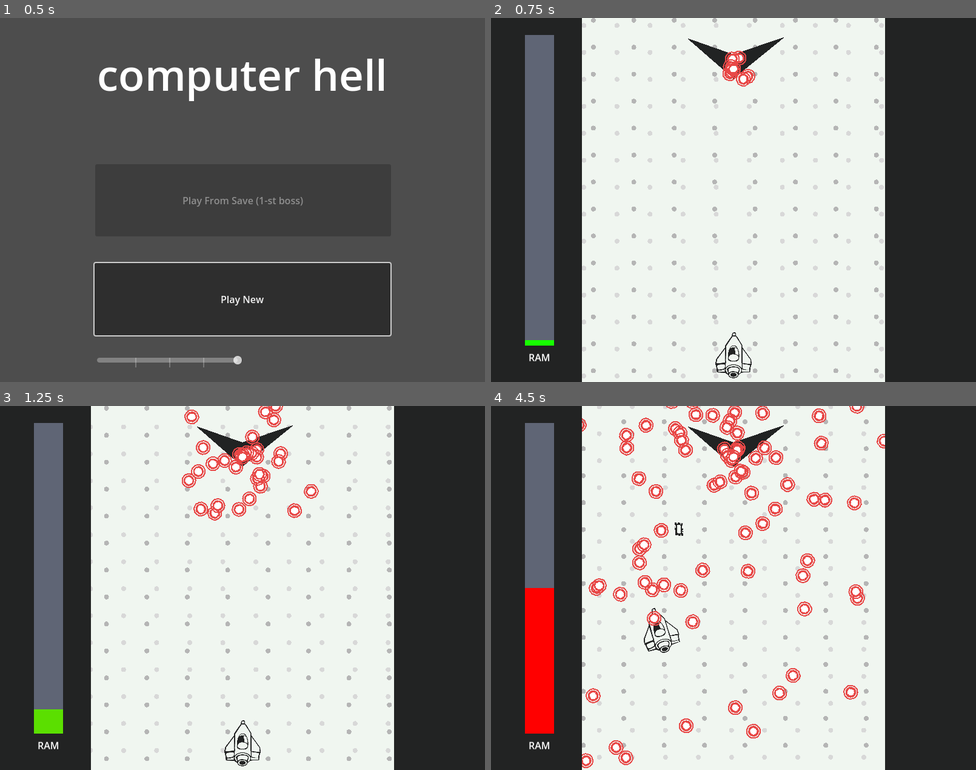
Above: before the commit, frames 1-4 (two rows, left to right).
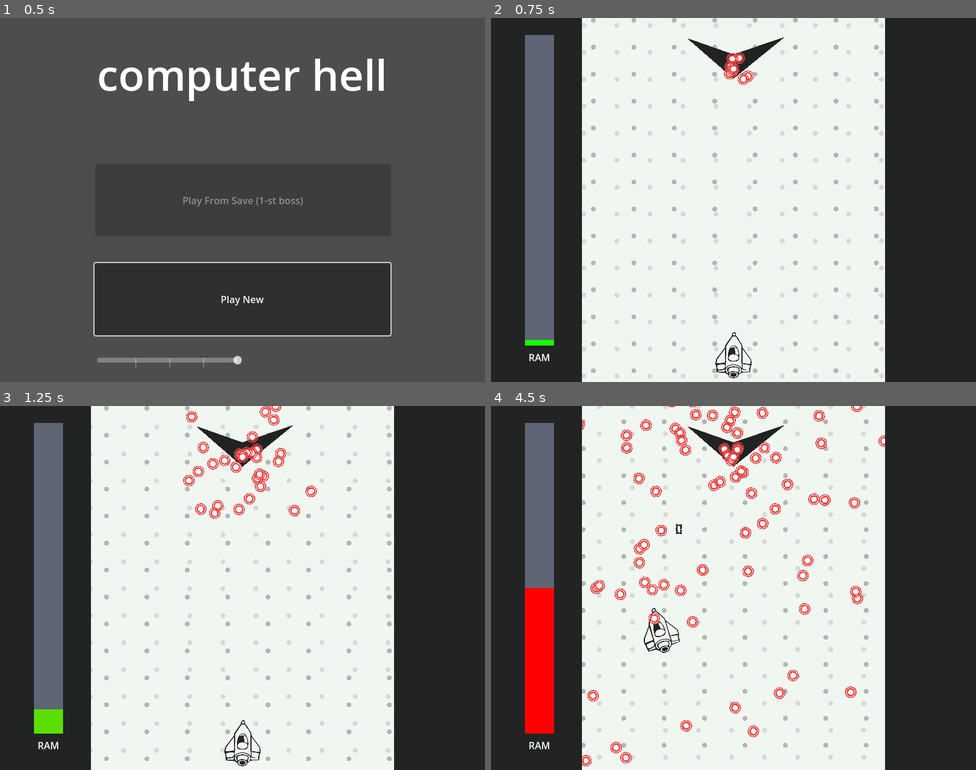
Above: after the commit, the same moments.

Repository: RainMa22/BulletHell
Game: Godot game, scene res://Scenes/Title.tscn
Same seed, same stepped clock (60 frames per second), same inputs: the game is played once before the commit and once after it.
Inputs:
- Up to frame 1 (0.5 s): no input
- Up to frame 2 (0.75 s): click "Play New" at 0.5 s
- Up to frame 3 (1.25 s): no input
- Up to frame 4 (4.5 s): hold D (Right) 1.28-2.03 s; hold Z (Shoot) 1.28-2.03 s; hold S (Down) 2.03-2.78 s; tap Z (Shoot) at 2.1, 3.6 s; hold D (Right) 2.78-3.53 s; hold Z (Shoot) 2.78-3.53 s; hold W (Up) 3.53-4.28 s; hold A (Left) from 4.28 s (still down); hold Z (Shoot) from 4.28 s (still down)

Frame 1 is identical in both runs. In frame 2, 0.2% of the frame differs, in the area x 47-55%, y 9-19%; in frame 3, 1.3%; in frame 4, 3.5%, in the area x 18-82%, y 0-100%.

Commit message:
the best blackhole implementation Ive ever done

Diff:
--- /dev/null
+++ b/src/EffectArea.gd
@@ -0,0 +1,18 @@
+class_name EffectArea extends Area2D
+
+
+# Called when the node enters the scene tree for the first time.
+func _ready():
+	area_entered.connect(_on_area_entered) # Replace with function body.
+	area_exited.connect(_on_area_exited) # Replace with function body. # Replace with function body.
+
+func _on_area_entered(body):
+	push_error("please override EffectArea._on_area_entered() ")
+
+func _on_area_exited(body):
+	push_error("please override EffectArea._on_area_exited() ")
+	#collide_with_body(body)
+
+# Called every frame. 'delta' is the elapsed time since the previous frame.
+func _process(delta):
+	pass
--- /dev/null
+++ b/src/blackhole/BlackHoleGravityBox.gd
@@ -0,0 +1,64 @@
+class_name BlackHoleGravityBox extends EffectArea
+
+var event_horizon:float
+
+var bodies_entered: Array
+
+@onready var visual:Sprite2D = $Visual
+
+func _init(event_horizon = .2):
+	self.event_horizon = event_horizon
+	self.bodies_entered = []
+# Called when the node enters the scene tree for the first time.
+func _ready():
+	area_entered.connect(_on_area_entered) # Replace with function body.
+	area_exited.connect(_on_area_exited) # Replace with function body.
+	pass
+	#area_shape_entered.connect(_on_area_shape_entered)
+
+# Called every frame. 'delta' is the elapsed time since the previous frame.
+func _process(delta):
+	#var bullet = await load("res://src/bullet/PlayerBullet.tscn")
+	#var b :Bullet=bullet.instantiate()
+	#b.position = Vector2(0, 128.);
+	#b.starting_direction = Vector2(.25, -1)
+	#add_child(b);
+	pass
+
+# COLLISION WITH BODIES (Player and Bosses, Enemies)
+func _on_area_entered(body):
+	bodies_entered.append(body)
+	#collide_with_body(body)
+#func _on_area_shape_entered(body_rid, body, body_shape_index, local_shape_index):
+	#bodies_entered.append(body)
+	##collide_with_body(body)
+
+func _on_area_exited(body):
+	bodies_entered.erase(body)
+	#collide_with_body(body)
+
+func euclidean_distance(v1:Vector2) -> float:
+	return sqrt((v1.x)**2 + (v1.y)**2)
+
+#var to_free: Array = [];
+func _physics_process(delta):
+	for body: Bullet in bodies_entered:
+		collide_with_body(body, delta)
+	#for body: Bullet in to_free:
+		#bodies_entered.erase(body)
+		#body.destroy_self()
+	#to_free.clear();
+#
+#func queue_to_free(body: Bullet):
+	#to_free.append(body)
+
+func collide_with_body(body: Bullet, delta):
+	var dist = self.global_position - body.global_position
+	var euclid_dist = euclidean_distance(dist)
+	euclid_dist /= visual.texture.get_size().x*visual.global_scale.x
+	euclid_dist -= event_horizon
+	if euclid_dist <  0:
+		body.velocity = Vector2(0,0)
+		body.visible = false
+		#queue_to_free(body)
+	body.velocity += dist/(euclid_dist**2)*delta
--- /dev/null
+++ b/src/blackhole/BlackHoleGravityBox.tscn
@@ -0,0 +1,28 @@
+[gd_scene load_steps=4 format=3 uid="uid://dw2y3v8nyx45i"]
+
+[ext_resource type="Script" path="res://src/blackhole/BlackHoleGravityBox.gd" id="1_fdoco"]
+[ext_resource type="Texture2D" uid="uid://deve7snoj5rrt" path="res://resources/visuals/WhiteCirclex256.png" id="2_wm5pq"]
+
+[sub_resource type="CircleShape2D" id="CircleShape2D_qvb2s"]
+radius = 8.15
+
+[node name="BlackHoleGravityBox" type="Area2D"]
+collision_layer = 32
+collision_mask = 24
+script = ExtResource("1_fdoco")
+
+[node name="Hitbox" type="CollisionShape2D" parent="."]
+scale = Vector2(8, 8)
+shape = SubResource("CircleShape2D_qvb2s")
+
+[node name="ExpireTimer" type="Timer" parent="."]
+
+[node name="OnScreenNotifier" type="VisibleOnScreenNotifier2D" parent="."]
+rect = Rect2(-15, -15, 30, 30)
+
+[node name="Visual" type="Sprite2D" parent="."]
+modulate = Color(1, 1, 1, 0.2)
+texture = ExtResource("2_wm5pq")
+
+[connection signal="timeout" from="ExpireTimer" to="." method="_on_expire_timer_timeout"]
+[connection signal="screen_exited" from="OnScreenNotifier" to="." method="_on_on_screen_notifier_screen_exited"]
--- a/src/blackhole/BlackHoleHurtbox.gd
+++ b/src/blackhole/BlackHoleHurtbox.gd
@@ -1,18 +1,19 @@
-class_name BlackholeHurtBox extends Bullet
+class_name BlackholeHurtBox extends EffectArea
 
+var style_manager: StyleManager
 
 # Called when the node enters the scene tree for the first time.
 func _ready():
 	super._ready() # Replace with function body.
 	style_manager = StyleManager.new() #TODO
+	style_manager.on_style_change()
 
+func _on_area_entered(body: Bullet):
+	body.destroy_self()
+
+func _on_area_exited(body):
+	return#collide_with_body(body)
 
 # Called every frame. 'delta' is the elapsed time since the previous frame.
 func _process(delta):
 	pass
-
-func init_starting_velocity() -> void:
-	velocity = Vector2(0,0) # Set the velocity upon entering the tree.
-
-func _exit_tree():
-	print("what")
--- a/src/blackhole/BlackHoleHurtbox.tscn
+++ b/src/blackhole/BlackHoleHurtbox.tscn
@@ -11,10 +11,6 @@
 collision_layer = 32
 collision_mask = 24
 script = ExtResource("1_g80gu")
-damage = 999
-should_disappear_after_collision = false
-allow_invincibility_frames = false
-disable_on_screen_detection = true
 
 [node name="Circle" type="Sprite2D" parent="."]
 modulate = Color(0, 0, 0, 1)
@@ -28,11 +24,3 @@
 [node name="Hitbox" type="CollisionShape2D" parent="."]
 scale = Vector2(8, 8)
 shape = SubResource("CircleShape2D_qvb2s")
-
-[node name="ExpireTimer" type="Timer" parent="."]
-
-[node name="OnScreenNotifier" type="VisibleOnScreenNotifier2D" parent="."]
-rect = Rect2(-15, -15, 30, 30)
-
-[connection signal="timeout" from="ExpireTimer" to="." method="_on_expire_timer_timeout"]
-[connection signal="screen_exited" from="OnScreenNotifier" to="." method="_on_on_screen_notifier_screen_exited"]
--- a/src/blackhole/Blackhole.gd
+++ b/src/blackhole/Blackhole.gd
@@ -1,17 +1,41 @@
 class_name Blackhole extends Node2D
 
 @export var visual_radius_scale = 4.0;
-@export var effect_radius_ratio = 0.25;
+@export var effect_radius_ratio = 0.2;
+@export var spawn_pop_intensity = 0.1;
+@export var spawn_time = .3;
 @export var startup_time = .3;
+@export var decay_time = 10.
 
-@onready var visual:Sprite2D = $Visual
+@onready var visual: BlackHoleGravityBox = $BlackHoleGravityBox
 @onready var hurtbox: BlackholeHurtBox = $BlackholeHurtBox
 
 func _ready():
-	visual.apply_scale(Vector2(visual_radius_scale,visual_radius_scale))
-	hurtbox.set_scale(visual.scale*effect_radius_ratio)
+	var effect_radius = visual_radius_scale*effect_radius_ratio
+	var tween_visual = create_tween()
+	var tween_effect = create_tween()
+	visual.event_horizon = effect_radius_ratio - .1
+	tween_visual.tween_method(visual.set_scale, Vector2(0,0),
+	Vector2(visual_radius_scale+spawn_pop_intensity,visual_radius_scale+spawn_pop_intensity), spawn_time)
+	tween_effect.tween_method(hurtbox.set_scale, Vector2(0,0),
+	Vector2(effect_radius+spawn_pop_intensity,effect_radius+spawn_pop_intensity), spawn_time)
+
+	tween_visual.tween_method(visual.set_scale,
+	Vector2(visual_radius_scale+spawn_pop_intensity,visual_radius_scale+spawn_pop_intensity),
+	Vector2(visual_radius_scale,visual_radius_scale), startup_time)
+	tween_effect.tween_method(hurtbox.set_scale,
+	Vector2(effect_radius+spawn_pop_intensity,effect_radius+spawn_pop_intensity),
+	Vector2(effect_radius,effect_radius), startup_time)
+	tween_visual.tween_property(self, "scale", Vector2(0,0),decay_time)
+	tween_visual.tween_callback(queue_free)
 
 func _process(delta):
+	#var bullet = await load("res://src/bullet/EnemyBullet.tscn")
+	#var b :Bullet=bullet.instantiate()
+	#b.position = Vector2(0, 400.);
+	#b.disable_on_screen_detection = true
+	#b.starting_direction = Vector2(.25, -1)
+	#add_child(b);
 	pass
 
 func _physics_process(delta):
--- a/src/blackhole/Blackhole.tscn
+++ b/src/blackhole/Blackhole.tscn
@@ -1,8 +1,8 @@
 [gd_scene load_steps=4 format=3 uid="uid://bd6y8uiv1qd4h"]
 
 [ext_resource type="Script" path="res://src/blackhole/Blackhole.gd" id="1_opub8"]
-[ext_resource type="Texture2D" uid="uid://deve7snoj5rrt" path="res://resources/visuals/WhiteCirclex256.png" id="2_jw336"]
 [ext_resource type="PackedScene" uid="uid://1kt7u71uwshe" path="res://src/blackhole/BlackHoleHurtbox.tscn" id="3_3okvp"]
+[ext_resource type="PackedScene" uid="uid://dw2y3v8nyx45i" path="res://src/blackhole/BlackHoleGravityBox.tscn" id="3_sburg"]
 
 [node name="Blackhole" type="Area2D"]
 position = Vector2(400, 300)
@@ -10,9 +10,7 @@
 collision_mask = 24
 script = ExtResource("1_opub8")
 
-[node name="Visual" type="Sprite2D" parent="."]
-modulate = Color(1, 1, 1, 0.2)
-texture = ExtResource("2_jw336")
-
 [node name="BlackholeHurtBox" parent="." instance=ExtResource("3_3okvp")]
 position = Vector2(0, 0)
+
+[node name="BlackHoleGravityBox" parent="." instance=ExtResource("3_sburg")]
--- a/src/blackhole/BlackholeTriggerDevice.gd
+++ b/src/blackhole/BlackholeTriggerDevice.gd
@@ -1,18 +1,28 @@
 class_name BlackholeTriggerDevice extends Bullet
 
+const BLACKHOLE = preload("res://src/blackhole/Blackhole.tscn")
+
+var target:Vector2
+
+func _init(target: Vector2 = Vector2(0,0)):
+	set_target(target)
+
+func set_target(target: Vector2):
+	self.target = target
 
 func _ready():
 	super._ready()
 	var tween_x: Tween = self.create_tween()
-	var tween_y: Tween = self.create_tween()
-	tween_x.tween_property(self,"position:x", get_window().content_scale_size.x/2, .5)
-	tween_y.tween_property(self,"position:y", get_window().content_scale_size.y/2, .5)
+	tween_x.tween_property(self,"global_position",
+	target,.3)
 	tween_x.tween_callback(summon_blackhole)
 	tween_x.tween_callback(destroy_self)
 
 func summon_blackhole():
-	#TODO
-	print("summon a blackhole!")
+	var blackhole = BLACKHOLE.instantiate();
+	get_parent().add_child(blackhole);
+	blackhole.global_position = self.global_position
+
 	pass
 
 func _physics_process(delta):
--- a/src/bullet/Bullet.tscn
+++ b/src/bullet/Bullet.tscn
@@ -6,13 +6,13 @@
 [sub_resource type="CircleShape2D" id="CircleShape2D_qvb2s"]
 radius = 8.15
 
-[node name="Bullet2" type="Area2D"]
+[node name="Bullet" type="Area2D"]
 collision_layer = 24
 collision_mask = 7
 script = ExtResource("1_lnk00")
 
 [node name="Circle" type="Sprite2D" parent="."]
-scale = Vector2(0.2, 0.2)
+scale = Vector2(0.156617, 0.157)
 texture = ExtResource("2_tjnmu")
 
 [node name="Circle2" type="Sprite2D" parent="."]
@@ -22,7 +22,10 @@
 [node name="Hitbox" type="CollisionShape2D" parent="."]
 shape = SubResource("CircleShape2D_qvb2s")
 
+[node name="ExpireTimer" type="Timer" parent="."]
+
 [node name="OnScreenNotifier" type="VisibleOnScreenNotifier2D" parent="."]
 rect = Rect2(-15, -15, 30, 30)
 
+[connection signal="timeout" from="ExpireTimer" to="." method="_on_expire_timer_timeout"]
 [connection signal="screen_exited" from="OnScreenNotifier" to="." method="_on_on_screen_notifier_screen_exited"]
--- a/src/global/Global.gd
+++ b/src/global/Global.gd
@@ -1,4 +1,6 @@
 extends Node
+
+const BLACKHOLE_TRIGGER_DEVICE = preload("res://src/blackhole/BlackholeTriggerDevice.tscn")
 
 var current_boss : int
 enum Style {DOODLE=0, REGULAR=1}
@@ -7,19 +9,26 @@
 
 #STYLE MANAGEMENT
 signal style_changed(new_style)
-@onready var style_change_cooldown = 0;
-const STYLE_CHANGE_INTERVAL = 3.;
 func change_style(style = null):
-	if style_change_cooldown > 0 : return
 	if style == null:
 		style = current_style
 		var rng = RandomNumberGenerator.new()
 		while(style == current_style):
 			style = Style.values()[rng.randi_range(0,Style.size()-1)]
 			#print("changing style to {style}!".format({"style": style}))
-	style_change_cooldown += STYLE_CHANGE_INTERVAL
 	current_style = style;
 	style_changed.emit(style)
+
+#BLACKHOLE
+func summon_blackhole(parent:Node = get_tree().get_root()):
+	var blackhole = BLACKHOLE_TRIGGER_DEVICE.instantiate()
+	blackhole.set_target(Vector2(0,0))
+	parent.add_child(blackhole)
+
+#ON RAM FULL
+func _on_ram_full():
+	summon_blackhole()
+	change_style()
 
 
 # BULLET COUNTER GLOBAL PROPERTY
@@ -50,4 +59,3 @@
 
 func _process(delta):
 	current_time += delta
-	style_change_cooldown = max(0, style_change_cooldown - delta)
--- a/src/ui/RAMBar.gd
+++ b/src/ui/RAMBar.gd
@@ -9,6 +9,8 @@
 
 var style_box: StyleBoxFlat;
 signal ram_full()
+@onready var ram_full_cooldown = 0;
+const RAM_FULL_INTERVAL = 3.;
 
 func _ready():
 	Global.bullet_counter_decreased.connect(on_change_bullet_counter) # Connecting signals from the global state.
@@ -16,14 +18,17 @@
 	style_box= self.get_theme_stylebox("fill").duplicate()
 	style_box.bg_color.b = 0
 	self.add_theme_stylebox_override("fill",style_box)
-	ram_full.connect(Global.change_style)
+	ram_full.connect(Global._on_ram_full)
 
 func _process(delta):
+	ram_full_cooldown = max(0, ram_full_cooldown - delta)
 	value = move_toward(value, target_value, delta / 10)
 	style_box.bg_color.g = min(max_value, max_value - target_value**2)
 	style_box.bg_color.r = target_value/max_value
 	if(value >= max_value):
+		if ram_full_cooldown > 0: return
 		ram_full.emit()
+		ram_full_cooldown += RAM_FULL_INTERVAL
 
 
 
Not shown: 1 places in src/bullet/DoodleLongPreview.tscn that only renumber resources
Not shown: 1 places in src/bullet/DoodlePreview.tscn that only renumber resources
